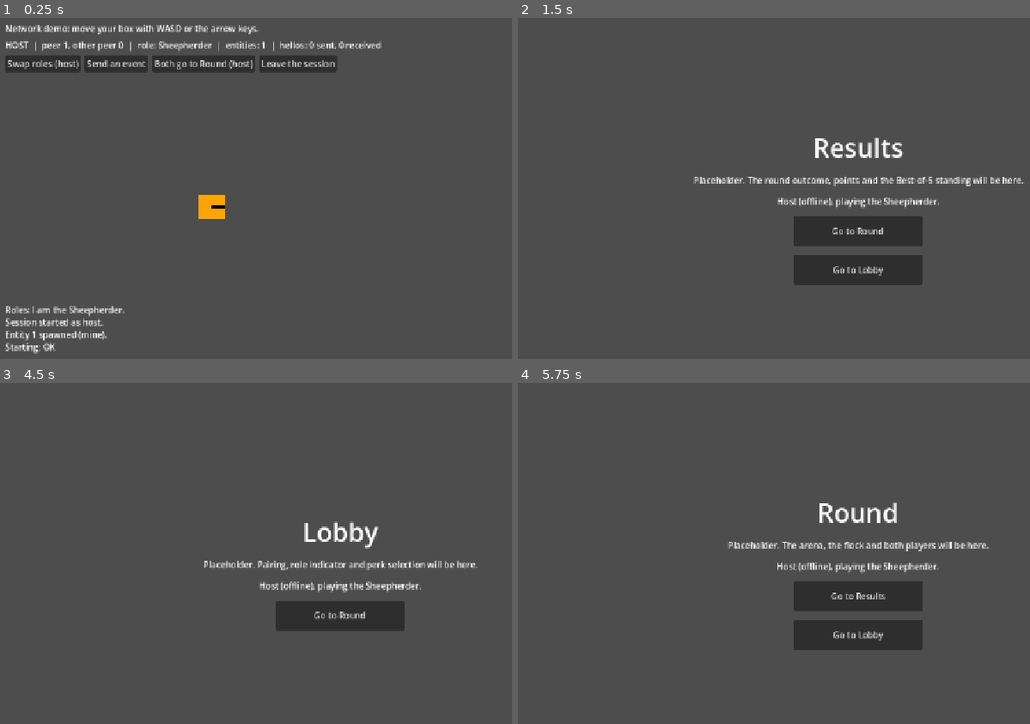
Above: before the commit, frames 1-4 (two rows, left to right).
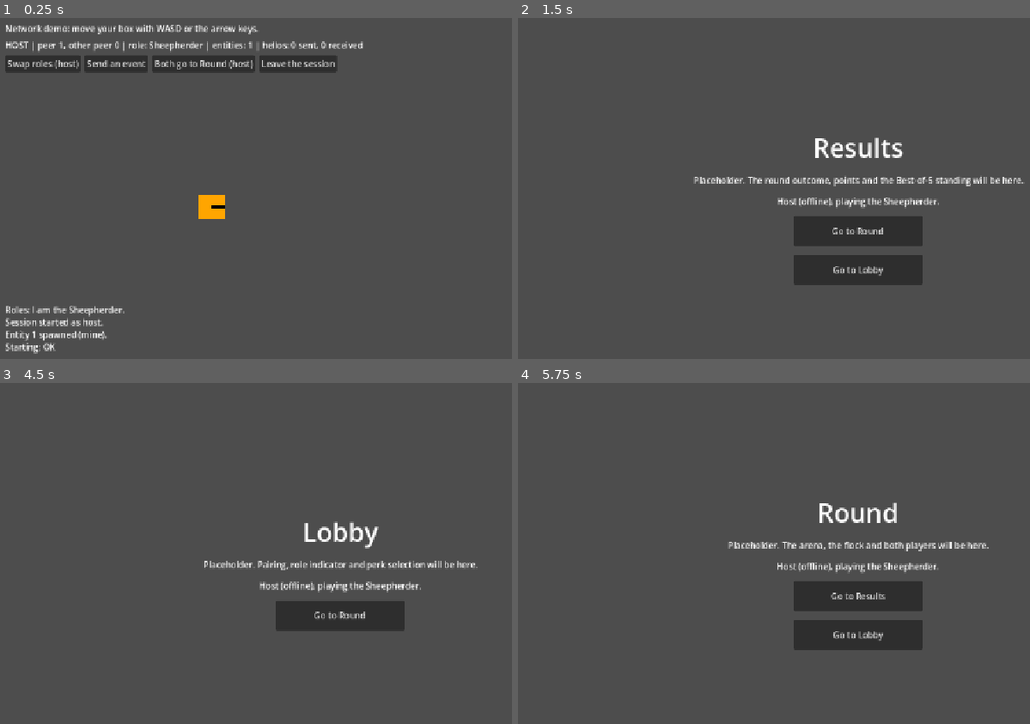
Above: after the commit, the same moments.

Repository: SchmidtsKeller/SheetIntelligence2d
Game: Godot game, scene res://systems/session/demo/net_demo.tscn
Two runs of this game, one before a commit and one after it. Both use one fixed random seed, a clock stepped at 60 frames per second and the inputs below. This scene is started directly instead of the project's main scene.
Inputs:
- Up to frame 1 (0.25 s): no input
- Up to frame 2 (1.5 s): click "Both go to Round (host)" at 0.5 s; click "Go to Results" at 1.25 s
- Up to frame 3 (4.5 s): click "Go to Round" at 2 s; click "Go to Results" at 2.75 s; click "Go to Round" at 3.5 s; click "Go to Lobby" at 4.25 s
- Up to frame 4 (5.75 s): click "Go to Round" at 5 s

The runs differ from the first frame. In frame 1, 0.9% of the frame differs, in the area x 6-75%, y 6-11%; in frame 2, less than 0.1%; in frame 3, less than 0.1%; in frame 4, nothing differs.

Commit message:
style(#8): format the session scripts with gdformat
Co-Authored-By: Claude Fable 5.2 <noreply@anthropic.com>

Diff:
--- a/systems/session/demo/net_demo.gd
+++ b/systems/session/demo/net_demo.gd
@@ -48,7 +48,9 @@
 		_on_session_started()
 	else:
 		var options: LaunchOptions = LaunchOptions.from_command_line()
-		var error: Error = options.start_session(_session) if options.wants_session() else _session.host()
+		var error: Error = (
+			options.start_session(_session) if options.wants_session() else _session.host()
+		)
 		_write("Starting: %s" % error_string(error))
 
 
@@ -97,9 +99,12 @@
 func _on_entity_spawned(entity_id: int, _entity: Node) -> void:
 	if _session.entities.is_local_authority(entity_id) and _own_box_id == -1:
 		_own_box_id = entity_id
-	_write("Entity %d spawned (%s)." % [
-		entity_id, "mine" if _session.entities.is_local_authority(entity_id) else "theirs"
-	])
+	_write(
+		(
+			"Entity %d spawned (%s)."
+			% [entity_id, "mine" if _session.entities.is_local_authority(entity_id) else "theirs"]
+		)
+	)
 
 
 func _on_session_ended(_reason: NetworkService.DisconnectReason, message: String) -> void:
@@ -127,15 +132,18 @@
 			_session.get_connection_state() == NetworkService.ConnectionState.CONNECTING
 		)
 		return "Waiting for the other instance …" if waiting else "No session."
-	return "%s  |  peer %d, other peer %d  |  role: %s  |  entities: %d  |  hellos: %d sent, %d received" % [
-		"HOST" if _session.is_host() else "GUEST",
-		_session.get_local_peer_id(),
-		_session.get_remote_peer_id(),
-		GameEnums.role_name(_session.get_local_role()),
-		_session.entities.get_entity_ids().size(),
-		_hellos_sent,
-		_hellos_received,
-	]
+	return (
+		"%s | peer %d, other peer %d | role: %s | entities: %d | hellos: %d sent, %d received"
+		% [
+			"HOST" if _session.is_host() else "GUEST",
+			_session.get_local_peer_id(),
+			_session.get_remote_peer_id(),
+			GameEnums.role_name(_session.get_local_role()),
+			_session.entities.get_entity_ids().size(),
+			_hellos_sent,
+			_hellos_received,
+		]
+	)
 
 
 func _write(line: String) -> void:
--- a/systems/session/demo/net_selfcheck.gd
+++ b/systems/session/demo/net_selfcheck.gd
@@ -184,7 +184,10 @@
 		problems.append("no message says why the session ended")
 	if SceneFlow.current_screen != SceneFlowController.Screen.LOBBY:
 		problems.append(
-			"not back in the lobby but on %s" % SceneFlowController.screen_name(SceneFlow.current_screen)
+			(
+				"not back in the lobby but on %s"
+				% SceneFlowController.screen_name(SceneFlow.current_screen)
+			)
 		)
 	_finish(problems)
 
@@ -196,7 +199,9 @@
 		problems.append("the session never started")
 		return problems
 	if _roles_changed_count < 2:
-		problems.append("saw %d role changes, expected the assignment and the swap" % _roles_changed_count)
+		problems.append(
+			"saw %d role changes, expected the assignment and the swap" % _roles_changed_count
+		)
 	if _session.is_active() and _session.get_local_role() == GameEnums.Role.NONE:
 		problems.append("no role")
 	if _hosting and _session.get_local_role() == _role_before_swap:
@@ -210,8 +215,10 @@
 	var expected_distance: float = BOX_SPEED * _remote_observed_for
 	if _remote_observed_for < 1.0 or _remote_travelled < expected_distance * 0.7:
 		problems.append(
-			"the other box travelled %d px in %.1f s, expected about %d"
-			% [_remote_travelled, _remote_observed_for, expected_distance]
+			(
+				"the other box travelled %d px in %.1f s, expected about %d"
+				% [_remote_travelled, _remote_observed_for, expected_distance]
+			)
 		)
 	if _entered_round_at < 0.0:
 		problems.append("the Round screen was never entered")
@@ -223,16 +230,28 @@
 		return
 	_finished = true
 	print(
-		"SELFCHECK %s: roles changed %d times, role now %s, %d of %d events in order, "
-		% [
-			_label,
-			_roles_changed_count,
-			GameEnums.role_name(_session.get_local_role()),
-			_events_received.size(),
-			EVENTS_TO_SEND,
-		]
-		+ "other box travelled %d px in %.1f s with %d jumps, round entered: %s, end: '%s'"
-		% [_remote_travelled, _remote_observed_for, _remote_jumps, _entered_round_at >= 0.0, _end_message]
+		(
+			(
+				"SELFCHECK %s: roles changed %d times, role now %s, %d of %d events in order, "
+				% [
+					_label,
+					_roles_changed_count,
+					GameEnums.role_name(_session.get_local_role()),
+					_events_received.size(),
+					EVENTS_TO_SEND,
+				]
+			)
+			+ (
+				"other box travelled %d px in %.1f s with %d jumps, round entered: %s, end: '%s'"
+				% [
+					_remote_travelled,
+					_remote_observed_for,
+					_remote_jumps,
+					_entered_round_at >= 0.0,
+					_end_message
+				]
+			)
+		)
 	)
 	for problem: String in problems:
 		print("SELFCHECK %s PROBLEM: %s" % [_label, problem])
--- a/systems/session/game_session.gd
+++ b/systems/session/game_session.gd
@@ -204,7 +204,10 @@
 		return false
 	if scene_flow != null and not scene_flow.can_go_to(screen):
 		push_error(
-			"GameSession: the scene flow does not allow %s." % SceneFlowController.screen_name(screen)
+			(
+				"GameSession: the scene flow does not allow %s."
+				% SceneFlowController.screen_name(screen)
+			)
 		)
 		return false
 	var transition_id: int = _next_transition_id
--- a/systems/session/net_messenger.gd
+++ b/systems/session/net_messenger.gd
@@ -162,12 +162,17 @@
 		return
 	if not reliable and _random.randf() < sim_loss:
 		return
-	_delayed.append({
-		"at": _time + sim_latency + _random.randf() * sim_jitter,
-		"reliable": reliable,
-		"message": message,
-		"sender": sender_id,
-	})
+	(
+		_delayed
+		. append(
+			{
+				"at": _time + sim_latency + _random.randf() * sim_jitter,
+				"reliable": reliable,
+				"message": message,
+				"sender": sender_id,
+			}
+		)
+	)
 
 
 ## Moves time forward and delivers the messages whose simulated delay is over.
--- a/tests/unit/test_enet_network_service.gd
+++ b/tests/unit/test_enet_network_service.gd
@@ -1,7 +1,10 @@
 extends TestCase
 ## The desktop dev transport, over real sockets on this computer.
 
+# Aliases for enum types, so they are named like types.
+# gdlint: ignore=constant-name
 const ConnectionState = NetworkService.ConnectionState
+# gdlint: ignore=constant-name
 const DisconnectReason = NetworkService.DisconnectReason
 
 ## How long a connection on this computer may take.
@@ -84,7 +87,9 @@
 	watch_signals(_host)
 
 	_guest.close_session()
-	await _wait_until(func() -> bool: return _host.get_connection_state() == ConnectionState.DISCONNECTED)
+	await _wait_until(
+		func() -> bool: return _host.get_connection_state() == ConnectionState.DISCONNECTED
+	)
 
 	assert_eq(_host.get_connection_state(), ConnectionState.DISCONNECTED)
 	assert_eq(get_signal_arguments(_host, &"session_ended")[0], DisconnectReason.REMOTE_CLOSE)
@@ -96,7 +101,9 @@
 	watch_signals(_guest)
 
 	_host.close_session()
-	await _wait_until(func() -> bool: return _guest.get_connection_state() == ConnectionState.DISCONNECTED)
+	await _wait_until(
+		func() -> bool: return _guest.get_connection_state() == ConnectionState.DISCONNECTED
+	)
 
 	assert_eq(_guest.get_connection_state(), ConnectionState.DISCONNECTED)
 	var arguments: Array = get_signal_arguments(_guest, &"session_ended")
@@ -119,7 +126,9 @@
 	watch_signals(_guest)
 
 	assert_eq(_guest.join_session({"address": "127.0.0.1", "port": _port}), OK)
-	await _wait_until(func() -> bool: return _guest.get_connection_state() == ConnectionState.DISCONNECTED)
+	await _wait_until(
+		func() -> bool: return _guest.get_connection_state() == ConnectionState.DISCONNECTED
+	)
 
 	assert_eq(_guest.get_connection_state(), ConnectionState.DISCONNECTED)
 	var reason: DisconnectReason = get_signal_arguments(_guest, &"session_ended")[0]
@@ -132,7 +141,9 @@
 func test_host_can_host_again_after_a_session() -> void:
 	await _connect_both()
 	_guest.close_session()
-	await _wait_until(func() -> bool: return _host.get_connection_state() == ConnectionState.DISCONNECTED)
+	await _wait_until(
+		func() -> bool: return _host.get_connection_state() == ConnectionState.DISCONNECTED
+	)
 
 	assert_eq(_host.host_session({"port": _port + 1}), OK)
 
--- a/tests/unit/test_game_session.gd
+++ b/tests/unit/test_game_session.gd
@@ -1,7 +1,10 @@
 extends TestCase
 ## The session: who is host, who plays which role, which screen both are on.
 
+# Aliases for enum types, so they are named like types.
+# gdlint: ignore=constant-name
 const Role = GameEnums.Role
+# gdlint: ignore=constant-name
 const Screen = SceneFlowController.Screen
 
 var _pair: SessionPair
@@ -379,5 +382,6 @@
 
 static func _register_entity_kind(session: GameSession) -> void:
 	session.entities.register_kind(
-		&"thing", func(_entity_id: int, _owner_id: int, _data: Dictionary) -> Node: return Node2D.new()
-	)
+		&"thing",
+		func(_entity_id: int, _owner_id: int, _data: Dictionary) -> Node: return Node2D.new()
+	)
--- a/tests/unit/test_net_entity_registry.gd
+++ b/tests/unit/test_net_entity_registry.gd
@@ -203,7 +203,9 @@
 		on_host.position.x += 180.0 * FRAME
 		_step_both()
 
-	assert_almost_eq(on_guest.position.x, on_host.position.x, 60.0, "it keeps up despite the losses")
+	assert_almost_eq(
+		on_guest.position.x, on_host.position.x, 60.0, "it keeps up despite the losses"
+	)
 
 
 func test_owner_is_not_moved_by_its_own_snapshots() -> void:
--- a/ui/screens/placeholder_screen.gd
+++ b/ui/screens/placeholder_screen.gd
@@ -78,9 +78,9 @@
 	if session.is_active():
 		var who: String = "Host" if session.is_host() else "Guest"
 		var link: String = "connected" if session.has_remote_player() else "offline"
-		return "%s (%s), playing the %s." % [
-			who, link, GameEnums.role_name(session.get_local_role())
-		]
+		return (
+			"%s (%s), playing the %s." % [who, link, GameEnums.role_name(session.get_local_role())]
+		)
 	if session.get_connection_state() == NetworkService.ConnectionState.CONNECTING:
 		return "Waiting for the other player …"
 	if not session.last_end_message.is_empty():
